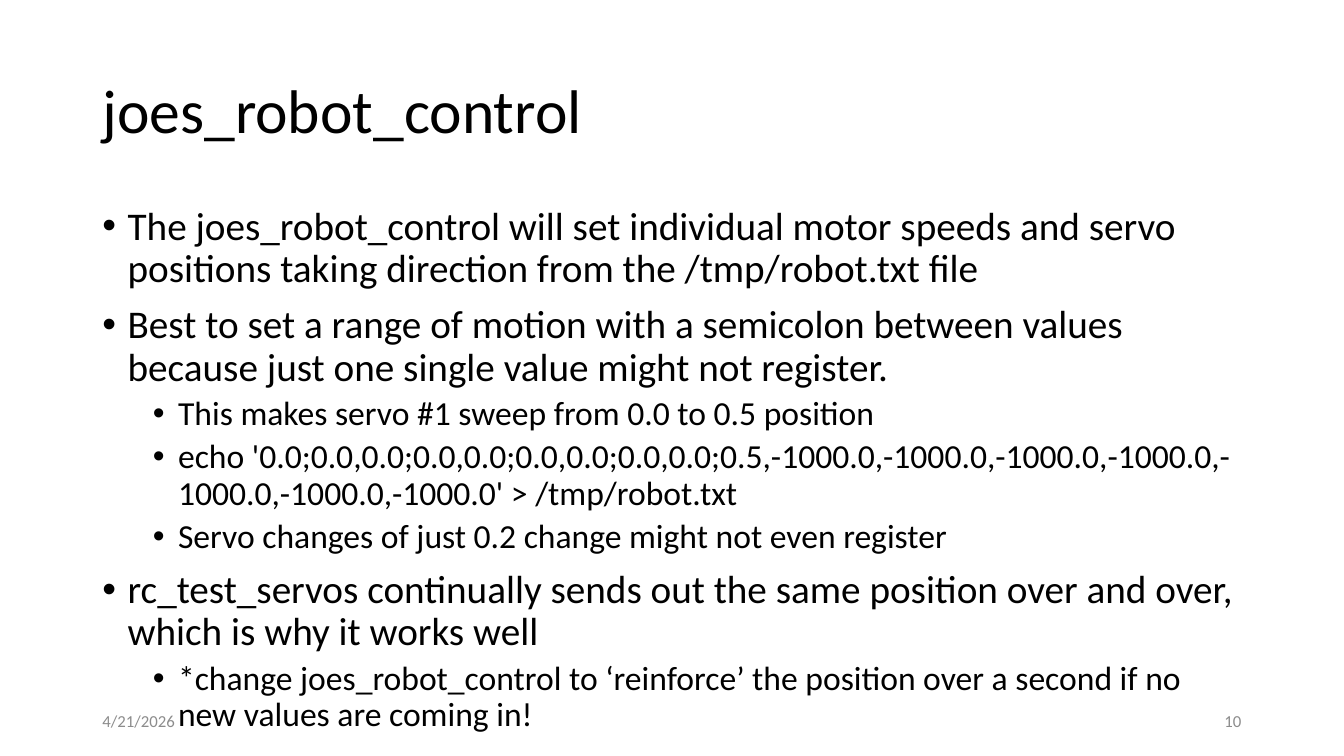
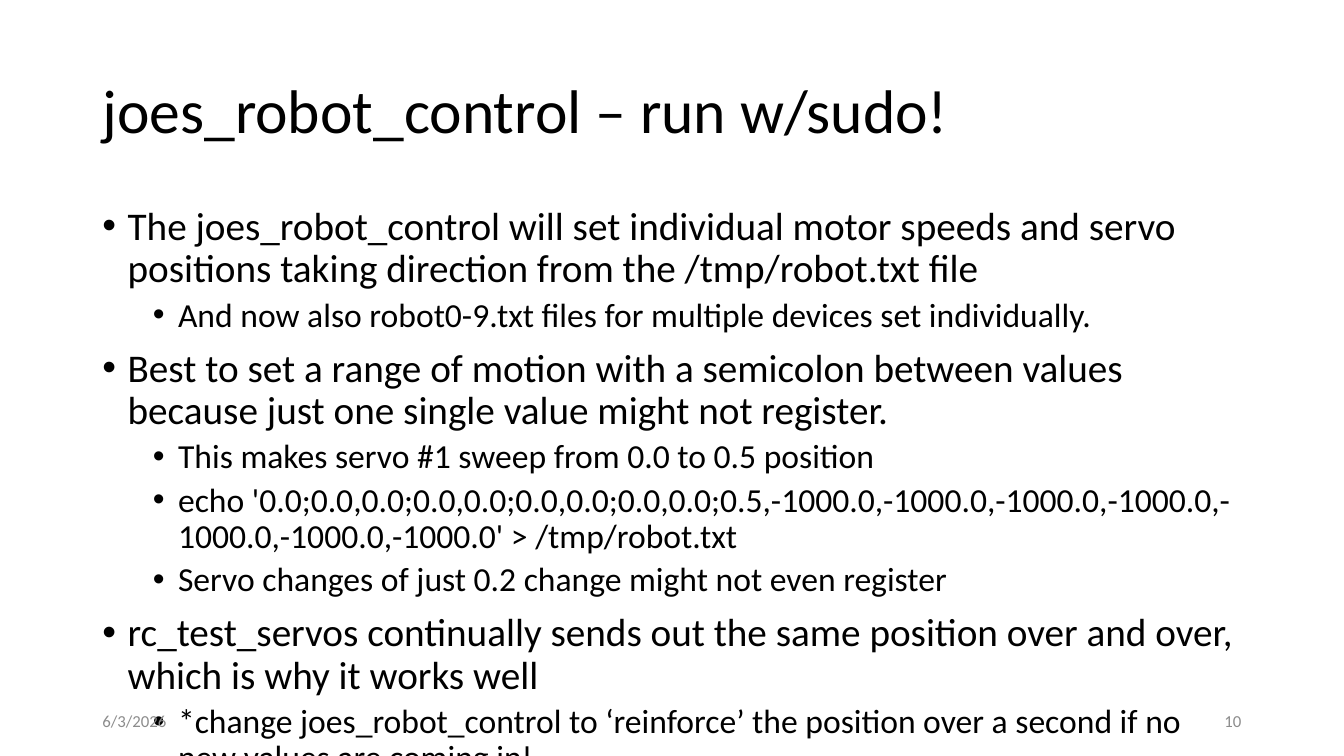
Before and after one commit to gigaprog/p_presentations, a slide deck: slide 10 of embedded/BeagleBone/BeagleBoneBlue.pptx. Drawn at 1344x756 pixels with LibreOffice and Linux fonts; fonts in the diff are those of the drawing. Boxes give left, top, right and bottom in pixels: in the first picture for what was removed or moved away, otherwise in the second. Text is boxed around its words. In the diff, an @@ line names an element or a change of style, - is before the commit and + after.

```diff
--- a/embedded/BeagleBone/BeagleBoneBlue.pptx
+++ b/embedded/BeagleBone/BeagleBoneBlue.pptx
@@ title at (102, 90, 948, 144): text changed @@
-joes_robot_control
+joes_robot_control – run w/sudo!
@@ text at (178, 303, 1091, 333): paragraph added @@
+  • And now also robot0-9.txt files for multiple devices set individually.
@@ text at (102, 715, 166, 728): text changed @@
-4/21/2026
+6/3/2026
```
Also in this commit, not shown: 1 other slide changed, 2 other files.
